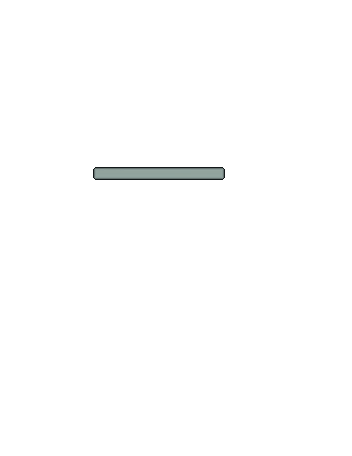
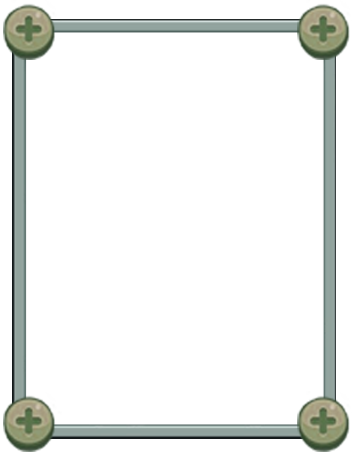
Comparing the layer stacks of the two 352 × 456 images. Changes:
hid "Bar" over [93, 167, 225, 180]
added group "Panel2" with 5 layers above "Kleurtoon/verzadiging 1 kopiëren" over [3, 3, 350, 452]
added layer "Kleurtoon/verzadiging 2 kopiëren 7" in group "Panel2" over [297, 391, 350, 452]
added layer "Kleurtoon/verzadiging 2 kopiëren 6" in group "Panel2" over [3, 391, 62, 452]
added layer "Kleurtoon/verzadiging 2 kopiëren 5" in group "Panel2" over [297, 3, 350, 60]
added layer "Kleurtoon/verzadiging 2 kopiëren 4" in group "Panel2" over [3, 3, 62, 60]
added layer "Kleurtoon/verzadiging 1 kopiëren 2" in group "Panel2" over [12, 19, 336, 439]
